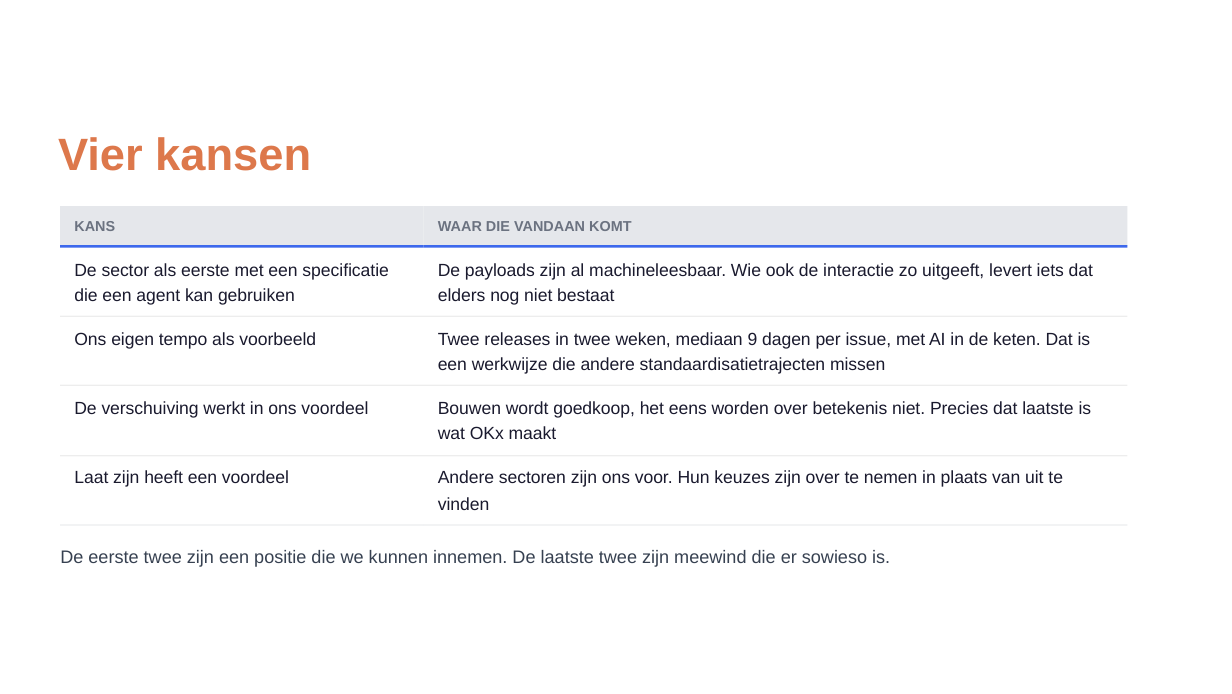
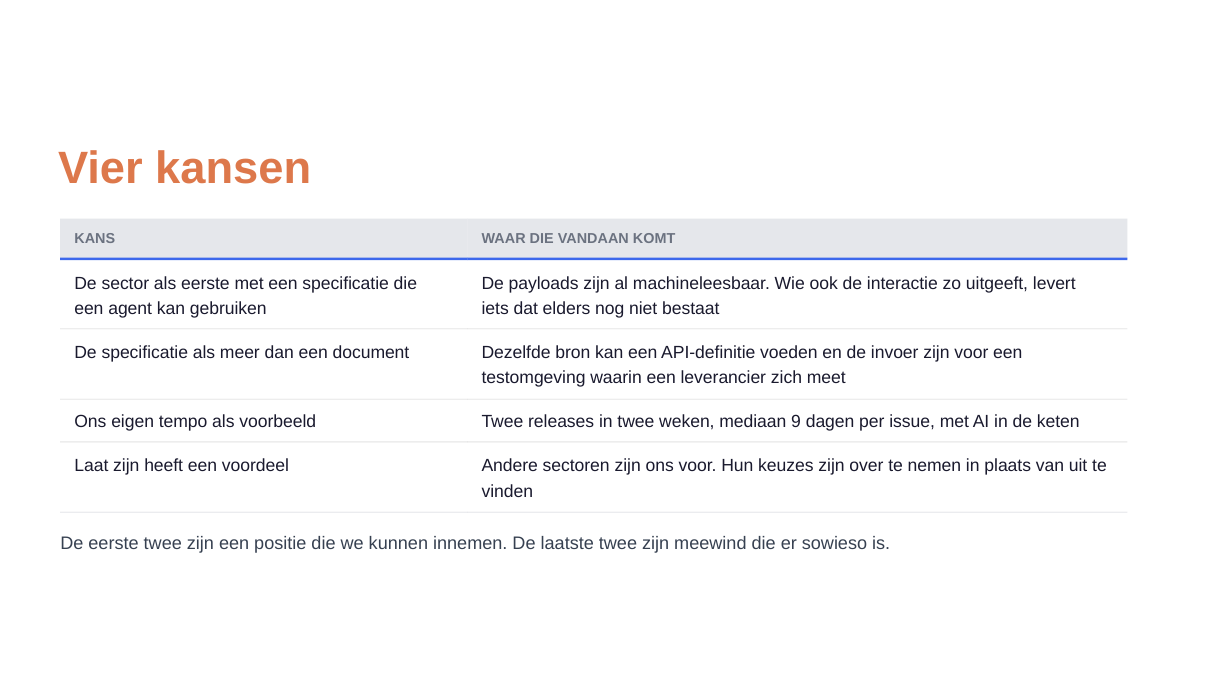
Before and after one commit to Npuls-OKx/meta, a slide deck: slide 16 of presentaties/export/260904_ai_houdbaarheid/260904_ai_houdbaarheid.pptx. Drawn at 1232x694 pixels with LibreOffice and Linux fonts; fonts in the diff are those of the drawing; background and template pictures are left out. Boxes give left, top, right and bottom in pixels: in the first picture for what was removed or moved away, otherwise in the second. Text is boxed around its words. In the diff, an @@ line names an element or a change of style, - is before the commit and + after.

Commit message:
Slide 15: orientatiecasus in plaats van inschrijven, en LMS benoemd
Inschrijven valt al onder project Aanmelden, intekenen en inschrijven,
dus die casus vervalt. Ervoor in de plaats komt orientatie: aanbod van
meerdere instellingen naast het eigen profiel in leeruitkomsten leggen.
Leerroute gaat nu expliciet over behaalde en gewenste leeruitkomsten
binnen een lopend traject, lesopzet noemt het LMS bij naam.

Verder op slide 14 de specificatiestructuur op alle drie de koppelingen,
op slide 17 twee risico's met vastgroeien aan een standaard erbij, en
slides 16, 18 en 19 daarop aangesloten.

Relateert aan: #212

```diff
--- a/presentaties/export/260904_ai_houdbaarheid/260904_ai_houdbaarheid.pptx
+++ b/presentaties/export/260904_ai_houdbaarheid/260904_ai_houdbaarheid.pptx
@@ text "Vier kansen": place and size @@
-text "Vier kansen" at (58, 137, 311, 171)
+text "Vier kansen" at (58, 150, 311, 184)
@@ freeform shape: place and size @@
-freeform shape at (60, 206, 424, 246)
+freeform shape at (60, 218, 468, 258)
@@ text "KANS": place and size @@
-text "KANS" at (74, 221, 115, 231)
+text "KANS" at (74, 233, 115, 243)
@@ freeform shape: place and size @@
-freeform shape at (424, 206, 1127, 246)
+freeform shape at (467, 218, 1127, 258)
@@ text "WAAR DIE VANDAAN KOMT": place and size @@
-text "WAAR DIE VANDAAN KOMT" at (438, 221, 631, 231)
+text "WAAR DIE VANDAAN KOMT" at (482, 233, 675, 243)
@@ freeform shape: place and size @@
-freeform shape at (60, 245, 424, 247)
+freeform shape at (60, 258, 468, 261)
@@ freeform shape: place and size @@
-freeform shape at (424, 245, 1127, 247)
+freeform shape at (467, 258, 1127, 261)
@@ text at (74, 276, 417, 293): text changed @@
-De sector als eerste met een speciﬁcatie
+De sector als eerste met een speciﬁcatie die
@@ text at (482, 276, 1076, 293): text changed @@
-De payloads zijn al machineleesbaar. Wie ook de interactie zo uitgeeft, levert iets dat
+De payloads zijn al machineleesbaar. Wie ook de interactie zo uitgeeft, levert
@@ freeform shape: place and size @@
-freeform shape at (60, 315, 424, 316)
+freeform shape at (60, 328, 468, 329)
@@ text at (74, 301, 267, 318): text changed @@
-die een agent kan gebruiken
+een agent kan gebruiken
@@ freeform shape: place and size @@
-freeform shape at (424, 315, 1127, 316)
+freeform shape at (467, 328, 1127, 329)
@@ text at (482, 301, 719, 318): text changed @@
-elders nog niet bestaat
+iets dat elders nog niet bestaat
@@ text added at (74, 345, 410, 362), 10.5 pt, text #1A1A2E @@
+De speciﬁcatie als meer dan een document
@@ text removed at (438, 357, 885, 374) @@
-een werkwijze die andere standaardisatietrajecten missen
@@ text added at (482, 345, 1022, 362), 10.5 pt, text #1A1A2E @@
+Dezelfde bron kan een API-deﬁnitie voeden en de invoer zijn voor een
@@ text added at (482, 370, 846, 387), 10.5 pt, text #1A1A2E @@
+testomgeving waarin een leverancier zich meet
@@ freeform shape: place and size @@
-freeform shape at (60, 385, 424, 386)
+freeform shape at (60, 398, 468, 399)
@@ text "Ons eigen tempo als voorbeeld": place and size @@
-text "Ons eigen tempo als voorbeeld" at (74, 332, 316, 349)
+text "Ons eigen tempo als voorbeeld" at (74, 414, 316, 431)
@@ text removed at (74, 401, 368, 418) @@
-De verschuiving werkt in ons voordeel
@@ text removed at (438, 401, 1092, 418) @@
-Bouwen wordt goedkoop, het eens worden over betekenis niet. Precies dat laatste is
@@ freeform shape: place and size @@
-freeform shape at (424, 385, 1127, 386)
+freeform shape at (467, 398, 1127, 399)
@@ text at (482, 414, 1080, 431): text changed @@
-Twee releases in twee weken, mediaan 9 dagen per issue, met AI in de keten. Dat is
+Twee releases in twee weken, mediaan 9 dagen per issue, met AI in de keten
@@ freeform shape: place and size @@
-freeform shape at (60, 455, 424, 456)
+freeform shape at (60, 442, 468, 443)
@@ text removed at (438, 426, 557, 439) @@
-wat OKx maakt
@@ freeform shape: place and size @@
-freeform shape at (424, 455, 1127, 456)
+freeform shape at (467, 442, 1127, 443)
@@ text "Laat zijn heeft een voordeel": place and size @@
-text "Laat zijn heeft een voordeel" at (74, 470, 289, 487)
+text "Laat zijn heeft een voordeel" at (74, 458, 289, 475)
@@ text "Andere sectoren zijn ons voor. ...": place and size @@
-text "Andere sectoren zijn ons voor. ..." at (438, 470, 1063, 487)
+text "Andere sectoren zijn ons voor. ..." at (482, 458, 1107, 475)
@@ text "vinden": place and size @@
-text "vinden" at (438, 497, 490, 510)
+text "vinden" at (482, 484, 534, 497)
@@ text "De eerste twee zijn een ...": place and size @@
-text "De eerste twee zijn een ..." at (60, 550, 890, 567)
+text "De eerste twee zijn een ..." at (60, 536, 890, 553)
@@ freeform shape: place and size @@
-freeform shape at (60, 524, 424, 525)
+freeform shape at (60, 512, 468, 513)
@@ freeform shape: place and size @@
-freeform shape at (424, 524, 1127, 525)
+freeform shape at (467, 512, 1127, 513)
```
Also in this commit, not shown: 3 other slides changed, 2 slides added, 2 slides removed, 2 other files.
